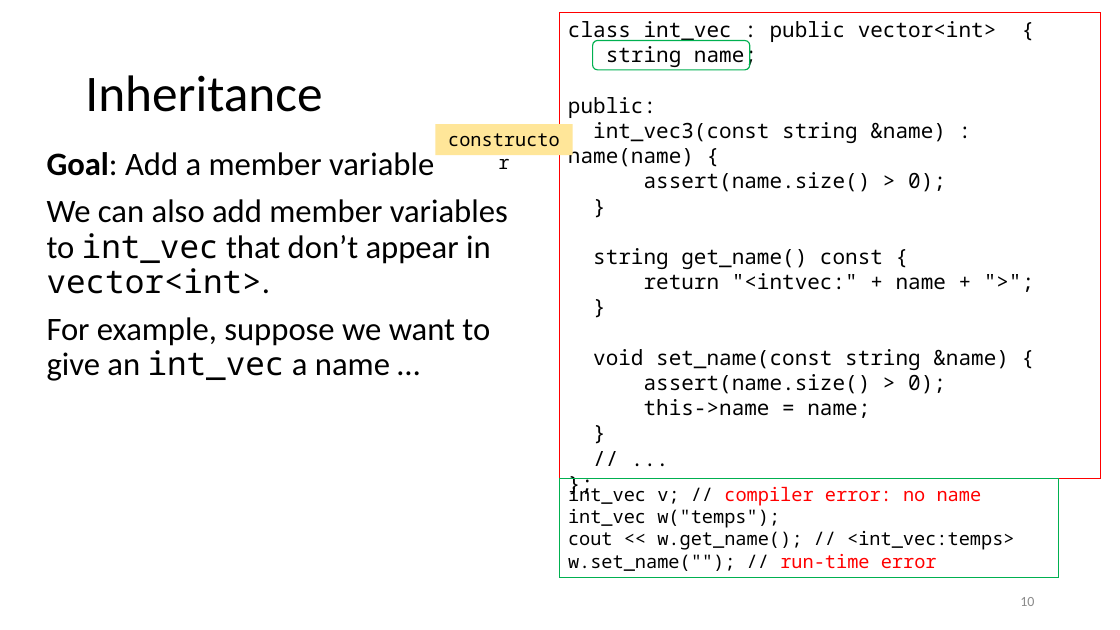
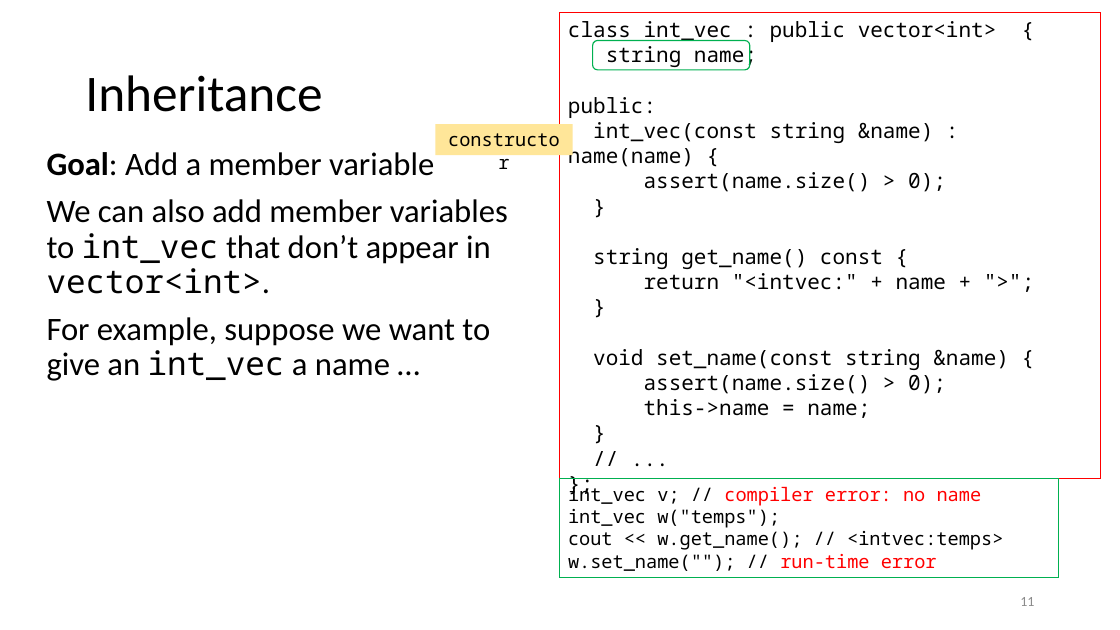
Before and after one commit to tjd1234/cmpt135spring2024, a slide deck: slide 11 of sample_code/week6/week6_cmpt135.pptx (slide 10 before the commit). Drawn at 1120x630 pixels with LibreOffice and Linux fonts; fonts in the diff are those of the drawing. Boxes give left, top, right and bottom in pixels: in the first picture for what was removed or moved away, otherwise in the second. Text is boxed around its words. In the diff, an @@ line names an element or a change of style, - is before the commit and + after.

```diff
--- a/sample_code/week6/week6_cmpt135.pptx
+++ b/sample_code/week6/week6_cmpt135.pptx
@@ text in rectangle at [568, 97, 934, 167]: text changed @@
-public:
-int_vec3(const string &name) : name(name) {
+public:
+int_vec(const string &name) : name(name) {
@@ text in rectangle at [568, 509, 1003, 571]: text changed @@
-int_vec w("temps");
-cout << w.get_name(); // <int_vec:temps>
-w.set_name(""); // run-time error
+int_vec w("temps");
+cout << w.get_name(); // <intvec:temps>
+w.set_name(""); // run-time error
@@ page number at [1020, 597, 1034, 606]: text changed @@
-10
+11
```
Also in this commit, not shown: 28 other slides changed, 6 slides added.
